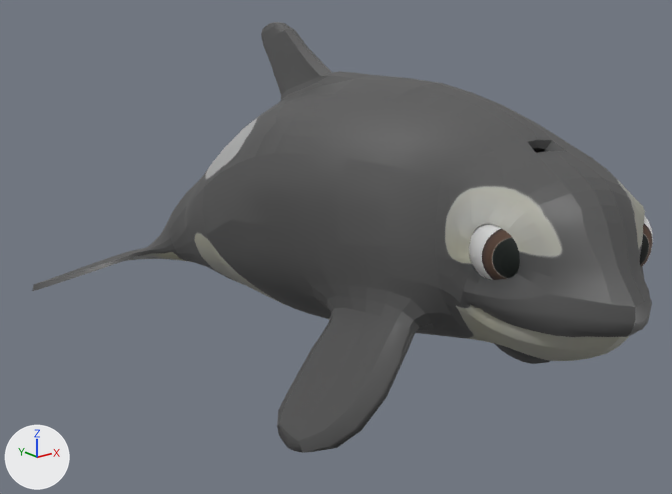
The FBX model FirstPersonWhale/Assets/Animation/Hide n Seek/scarlet_point_behind_give_up.fbx as it was, and as the next commit left it.
The view is the same before and after, from a 50 mm camera at (-1.93, -2.53, 1.22) aimed at (0.05, -0.06, 0.23). The axes (+X, +Y, +Z) are drawn at lower left. The lights are the same throughout. Both versions are drawn at frame 121 of the action 'Take 001'; the numbers are the values there.

In view in the first picture: 'luna:left_eye_geo', 'luna:luna_geo', 'luna:right_eye_geo'.
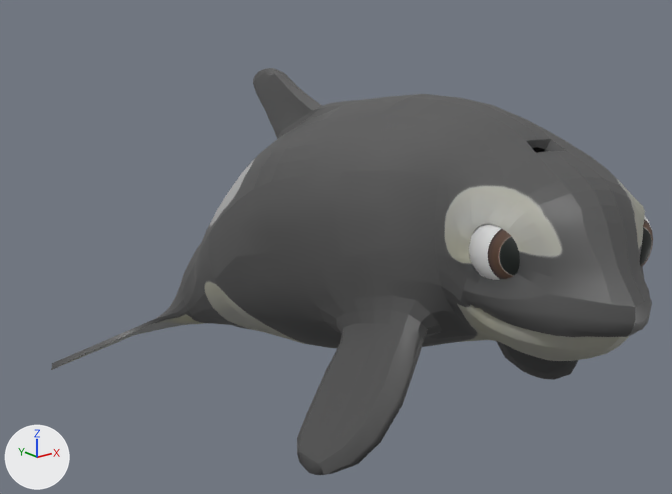
Pixel boxes [x1, y1, x2, y2] of what changed, in the pictures (672 x 494 px):
'luna:luna_geo', posed: before [32, 22, 652, 453]; after [51, 68, 652, 475]
'luna:left_eye_geo', posed: [640, 216, 653, 267] in both
bone 'luna:center_root_bind_joint', root to tip: before (486, 227) to (492, 119); after (486, 227) to (479, 118)
bone 'luna:left_eye_bind_joint', root to tip: before (609, 239) to (611, 199); after (609, 239) to (608, 199)
bone 'luna:right_eye_bind_joint', root to tip: before (510, 247) to (508, 285); after (510, 247) to (508, 287)

The change in detail:
Bone 'luna:center_root_bind_joint' (bone_luna_center_root_bind_joint) turns from (0, 0, -2) to (0, 0, -11) degrees about its own x, y and z.
Bone 'luna:center_neck_bind_joint' (bone_luna_center_neck_bind_joint) turns from (0, -12, 2) to (0, -12, 11) degrees about its own x, y and z.
Bone 'luna:left_eye_bind_joint' (bone_luna_left_eye_bind_joint) turns from (0, 3, 4) to (2, 13, 9) degrees about its own x, y and z.
Bone 'luna:right_eye_bind_joint' (bone_luna_right_eye_bind_joint) turns from (-2, 19, -5) to (0, 10, 0) degrees about its own x, y and z.
